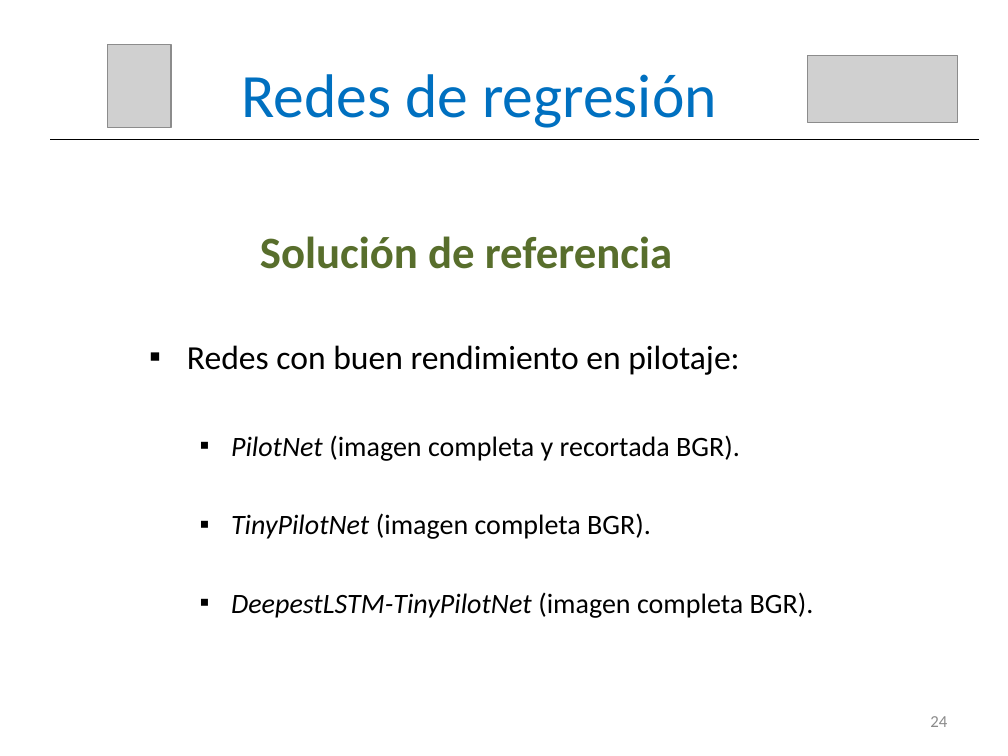
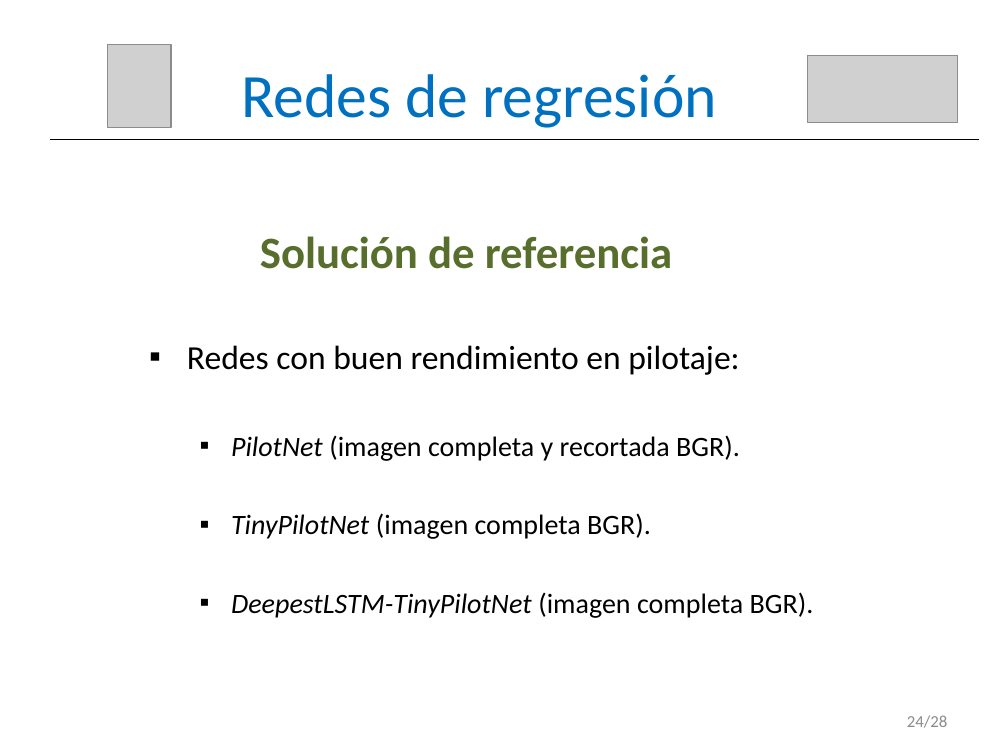
Before and after one commit to RoboticsLabURJC/2017-tfm-vanessa-fernandez, a slide deck: slide 25 of Memoria/Presentación.pptx. Drawn at 1008x756 pixels with LibreOffice and Linux fonts; fonts in the diff are those of the drawing; grey boxes stand for pictures. Boxes give left, top, right and bottom in pixels: in the first picture for what was removed or moved away, otherwise in the second. Text is boxed around its words. In the diff, an @@ line names an element or a change of style, - is before the commit and + after.

```diff
--- a/Memoria/Presentación.pptx
+++ b/Memoria/Presentación.pptx
@@ text at (907,715,947,728): text changed @@
-24
+24/28
```
Also in this commit, not shown: 28 other slides changed.
